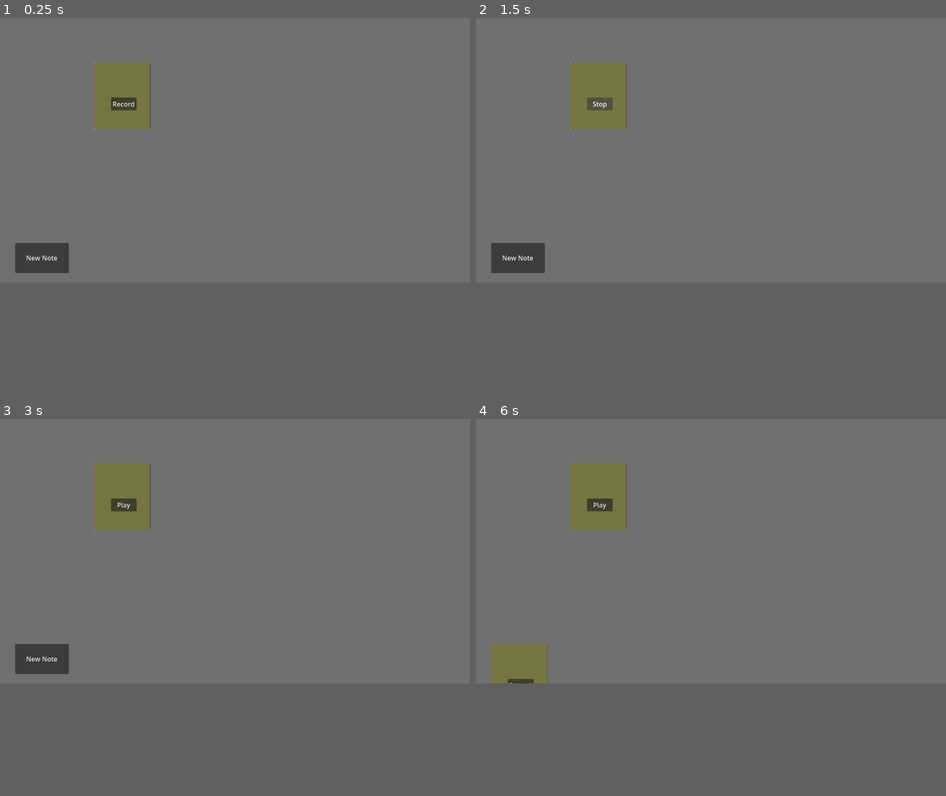
Above: before the commit, frames 1-4 (two rows, left to right).
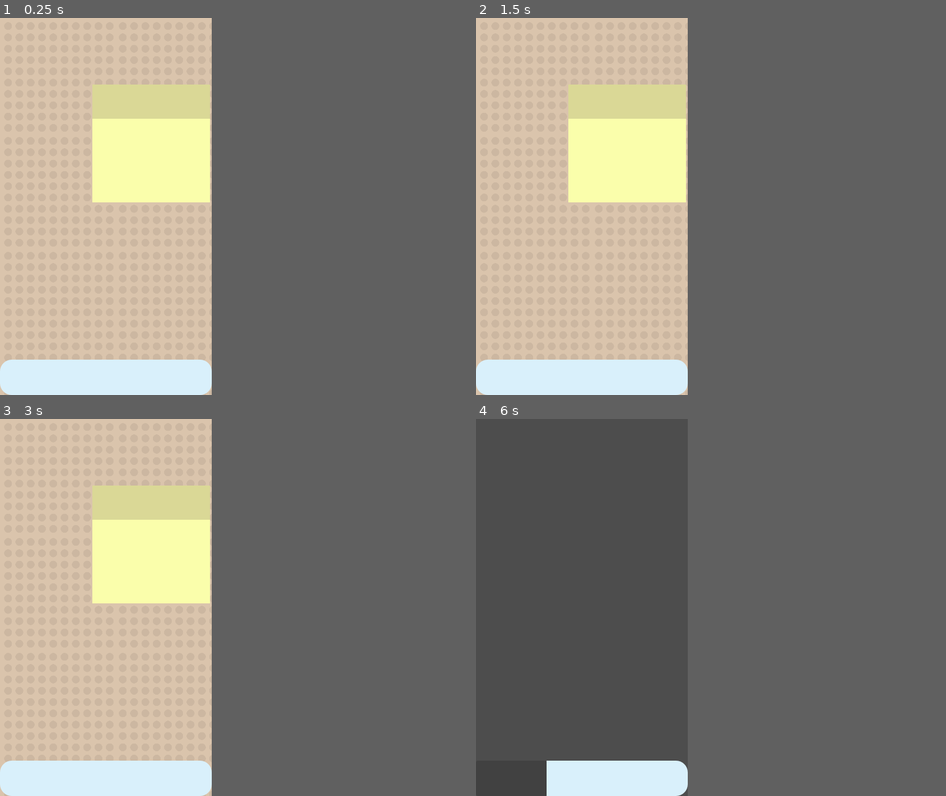
Above: after the commit, the same moments.

Repository: thisotherguyalso/ISCS-Prototype
Game: Godot game, scene res://Scenes/main_screen.tscn
The game is run twice, just before and just after one commit, with the same random seed, the same clock (stepped at 60 frames per second) and the same inputs. Before the commit the project starts from res://Scenes/message_board.tscn.
Inputs (mouse positions are in pixels of both pictures, inside the frame that each line leads up to; where the layout moved, square brackets give the same spot in the first picture):
- Up to frame 1 (0.25 s): no input
- Up to frame 2 (1.5 s): click (809, 78) [598, 97] at 0.5 s; click (598, 104) at 1.25 s, where only the run before the commit has a clickable "Record"
- Up to frame 3 (3 s): click (122, 505) at 2 s, where only the run before the commit has a clickable "Stop"; click (333, 517) at 2.77 s
- Up to frame 4 (6 s): click (809, 517) at 3.52 s; click (598, 505) at 4.25 s, where only the run before the commit has a clickable "Play"; click (598, 505) at 5 s, where only the run before the commit has a clickable "Play"; click (518, 660) at 5.75 s, where only the run before the commit has a clickable "New Note"
In our replay, the window is 799x449 before the commit and 360x640 after it. These sizes can differ from the game's own. Grey fills any space a smaller window leaves; there, only what the larger window draws over its background counts as a difference.

The runs differ from the first frame. In frame 1, 36% of the frame differs, in the area x 0-46%, y 0-100%; in frame 2, 36%; in frame 3, 36%; in frame 4, 34%.

Commit message:
Base Prototype Done

Diff:
--- /dev/null
+++ b/iscs-prototype/Scenes/main_screen.tscn
@@ -0,0 +1,59 @@
+[gd_scene format=3 uid="uid://d3w1hmwm1gjqk"]
+
+[ext_resource type="PackedScene" uid="uid://cw7gtgp5fmp6b" path="res://Scenes/message_board.tscn" id="1_b1vw1"]
+[ext_resource type="PackedScene" uid="uid://i4aokkeplm0v" path="res://Scenes/messenger_screen.tscn" id="2_wi85j"]
+[ext_resource type="Script" uid="uid://dvrnyh1raksll" path="res://Scenes/switcher.gd" id="3_wi85j"]
+
+[sub_resource type="StyleBoxFlat" id="StyleBoxFlat_b1vw1"]
+bg_color = Color(0.8505703, 0.94007844, 0.9845299, 1)
+corner_radius_top_left = 20
+corner_radius_bottom_left = 20
+
+[sub_resource type="StyleBoxFlat" id="StyleBoxFlat_wi85j"]
+bg_color = Color(0.8509804, 0.9411765, 0.9843137, 1)
+border_color = Color(0.008589169, 0.0042872303, 0.0024157492, 1)
+
+[sub_resource type="StyleBoxFlat" id="StyleBoxFlat_y1wm0"]
+bg_color = Color(0.8509804, 0.9411765, 0.9843137, 1)
+corner_radius_top_right = 20
+corner_radius_bottom_right = 20
+
+[node name="MainScreen" type="Node2D" unique_id=337342322]
+
+[node name="MessageBoard" parent="." unique_id=145409606 instance=ExtResource("1_b1vw1")]
+
+[node name="MessengerScreen" parent="." unique_id=1631961987 node_paths=PackedStringArray("message_board") instance=ExtResource("2_wi85j")]
+visible = false
+message_board = NodePath("../MessageBoard")
+
+[node name="MessageArchive" type="Node2D" parent="." unique_id=131627126]
+visible = false
+
+[node name="CanvasLayer" type="CanvasLayer" parent="." unique_id=562020871]
+
+[node name="Switcher" type="HBoxContainer" parent="CanvasLayer" unique_id=1929587269]
+custom_minimum_size = Vector2(360, 60)
+offset_top = 580.0
+offset_right = 360.0
+offset_bottom = 640.0
+theme_override_constants/separation = 0
+script = ExtResource("3_wi85j")
+
+[node name="Switch_MA" type="Button" parent="CanvasLayer/Switcher" unique_id=707733023]
+custom_minimum_size = Vector2(120, 40)
+layout_mode = 2
+theme_override_styles/normal = SubResource("StyleBoxFlat_b1vw1")
+
+[node name="Switch_MB" type="Button" parent="CanvasLayer/Switcher" unique_id=586605593]
+custom_minimum_size = Vector2(120, 40)
+layout_mode = 2
+theme_override_styles/normal = SubResource("StyleBoxFlat_wi85j")
+
+[node name="Switch_MS" type="Button" parent="CanvasLayer/Switcher" unique_id=146413774]
+custom_minimum_size = Vector2(120, 40)
+layout_mode = 2
+theme_override_styles/normal = SubResource("StyleBoxFlat_y1wm0")
+
+[connection signal="pressed" from="CanvasLayer/Switcher/Switch_MA" to="CanvasLayer/Switcher" method="_on_switch_ma_pressed"]
+[connection signal="pressed" from="CanvasLayer/Switcher/Switch_MB" to="CanvasLayer/Switcher" method="_on_switch_mb_pressed"]
+[connection signal="pressed" from="CanvasLayer/Switcher/Switch_MS" to="CanvasLayer/Switcher" method="_on_switch_ms_pressed"]
--- a/iscs-prototype/Scenes/message_board.tscn
+++ b/iscs-prototype/Scenes/message_board.tscn
@@ -1,33 +1,33 @@
 [gd_scene format=3 uid="uid://cw7gtgp5fmp6b"]
 
 [ext_resource type="PackedScene" uid="uid://bkt2rqwas845n" path="res://Scenes/sticky_note.tscn" id="1_5dx45"]
-[ext_resource type="Script" uid="uid://bwx5dx7doafd" path="res://Scripts/new_note.gd" id="2_ysn5d"]
+[ext_resource type="Script" uid="uid://bbn7ahq382g47" path="res://Scripts/view.gd" id="1_ysn5d"]
+[ext_resource type="Texture2D" uid="uid://c2c4o4tua2pep" path="res://Assets/dot_pattern.png" id="3_nyybj"]
 
 [node name="Message Board" type="Node2D" unique_id=145409606]
 
 [node name="Board" type="ColorRect" parent="." unique_id=1346724500]
-offset_left = -169.0
-offset_top = 770.0
-offset_right = -168.0
-offset_bottom = 771.0
-scale = Vector2(1552.1768, -871.9644)
-color = Color(0.4390491, 0.43904912, 0.43904912, 1)
+custom_minimum_size = Vector2(1000, 1000)
+color = Color(0.85551214, 0.77046555, 0.6747944, 1)
 
 [node name="View" type="Camera2D" parent="." unique_id=1413086652]
-position = Vector2(578, 325)
+position = Vector2(180, 320)
+limit_left = 0
+limit_top = 0
+limit_right = 1000
+limit_bottom = 1000
+script = ExtResource("1_ysn5d")
+
+[node name="Parallax2D" type="Parallax2D" parent="." unique_id=217153713]
+repeat_size = Vector2(195, 195)
+repeat_times = 5
+
+[node name="Sprite2D" type="Sprite2D" parent="Parallax2D" unique_id=1376566963]
+modulate = Color(1, 1, 1, 0.06666667)
+position = Vector2(100, 100)
+scale = Vector2(0.3, 0.3)
+texture = ExtResource("3_nyybj")
+region_rect = Rect2(0, 0, 1000, 1000)
 
 [node name="Sticky Note" parent="." unique_id=453645916 instance=ExtResource("1_5dx45")]
-position = Vector2(233, 110)
-
-[node name="Camera2D" type="Camera2D" parent="." unique_id=2096505874]
-position = Vector2(580, 325)
-
-[node name="Button" type="Button" parent="." unique_id=1732309090]
-offset_left = 39.0
-offset_top = 552.0
-offset_right = 171.0
-offset_bottom = 626.0
-text = "New Note"
-script = ExtResource("2_ysn5d")
-
-[connection signal="pressed" from="Button" to="Button" method="_on_pressed"]
+position = Vector2(157, 113)
--- /dev/null
+++ b/iscs-prototype/Scenes/messenger_screen.gd
@@ -0,0 +1,3 @@
+extends Node2D
+
+@export var message_board : Node2D
--- /dev/null
+++ b/iscs-prototype/Scenes/messenger_screen.tscn
@@ -0,0 +1,74 @@
+[gd_scene format=3 uid="uid://i4aokkeplm0v"]
+
+[ext_resource type="Script" uid="uid://cabantwriq5kr" path="res://Scenes/messenger_screen.gd" id="1_hbvun"]
+[ext_resource type="Script" uid="uid://c385qib3gyqsm" path="res://Scripts/record_button.gd" id="1_lrsgu"]
+[ext_resource type="PackedScene" uid="uid://bkt2rqwas845n" path="res://Scenes/sticky_note.tscn" id="2_p06je"]
+
+[sub_resource type="LabelSettings" id="LabelSettings_yin4x"]
+font_color = Color(0.23508433, 0.23414439, 0.17519832, 1)
+
+[sub_resource type="StyleBoxFlat" id="StyleBoxFlat_yin4x"]
+bg_color = Color(0.4840387, 0.6062165, 0.48328233, 1)
+corner_radius_top_left = 20
+corner_radius_top_right = 20
+corner_radius_bottom_right = 20
+corner_radius_bottom_left = 20
+
+[sub_resource type="AudioStreamMicrophone" id="AudioStreamMicrophone_lrsgu"]
+
+[node name="MessengerScreen" type="Node2D" unique_id=1631961987]
+script = ExtResource("1_hbvun")
+
+[node name="Control" type="Control" parent="." unique_id=1927939214]
+custom_minimum_size = Vector2(360, 640)
+layout_mode = 3
+anchors_preset = 0
+offset_right = 360.0
+offset_bottom = 640.0
+
+[node name="ColorRect" type="ColorRect" parent="Control" unique_id=1385130959]
+layout_mode = 1
+anchors_preset = 15
+anchor_right = 1.0
+anchor_bottom = 1.0
+grow_horizontal = 2
+grow_vertical = 2
+color = Color(0.9150463, 0.8753721, 0.78178424, 1)
+
+[node name="VBoxContainer" type="VBoxContainer" parent="Control" unique_id=1304951251]
+layout_mode = 1
+anchors_preset = 8
+anchor_left = 0.5
+anchor_top = 0.5
+anchor_right = 0.5
+anchor_bottom = 0.5
+offset_left = -20.0
+offset_top = -20.0
+offset_right = 20.0
+offset_bottom = 20.0
+grow_horizontal = 2
+grow_vertical = 2
+
+[node name="SendLabel" type="Label" parent="Control/VBoxContainer" unique_id=601158530]
+layout_mode = 2
+text = "Send a message to your loved one!"
+label_settings = SubResource("LabelSettings_yin4x")
+
+[node name="Space" type="Label" parent="Control/VBoxContainer" unique_id=1023746769]
+custom_minimum_size = Vector2(0, 50)
+layout_mode = 2
+
+[node name="RecordButton" type="Button" parent="Control/VBoxContainer" unique_id=206393254]
+custom_minimum_size = Vector2(0, 100)
+layout_mode = 2
+theme_override_colors/font_color = Color(0.8193629, 0.81261086, 0.82829, 1)
+theme_override_font_sizes/font_size = 30
+theme_override_styles/normal = SubResource("StyleBoxFlat_yin4x")
+text = "RECORD"
+script = ExtResource("1_lrsgu")
+sticky_note_scene = ExtResource("2_p06je")
+
+[node name="AudioStreamPlayer" type="AudioStreamPlayer" parent="." unique_id=628847250]
+stream = SubResource("AudioStreamMicrophone_lrsgu")
+autoplay = true
+bus = &"Record"
--- a/iscs-prototype/Scenes/sticky_note.tscn
+++ b/iscs-prototype/Scenes/sticky_note.tscn
@@ -1,48 +1,39 @@
 [gd_scene format=3 uid="uid://bkt2rqwas845n"]
 
 [ext_resource type="Script" uid="uid://c7nsxruku3bwm" path="res://Scripts/sticky_note.gd" id="1_ipb85"]
-[ext_resource type="Script" uid="uid://b7o2ctipr5r3g" path="res://Scripts/button.gd" id="2_ipb85"]
-
-[sub_resource type="AudioStreamMicrophone" id="AudioStreamMicrophone_4xfmv"]
 
 [node name="Sticky Note" type="Node2D" unique_id=453645916]
 script = ExtResource("1_ipb85")
 
-[node name="Note" type="ColorRect" parent="." unique_id=954844998]
-offset_right = 40.0
-offset_bottom = 40.0
-scale = Vector2(3.4339359, 4.081621)
-color = Color(1, 1, 0.49411765, 1)
+[node name="Play" type="Button" parent="." unique_id=1928382888]
+offset_top = 57.0
+offset_right = 200.0
+offset_bottom = 197.0
+
+[node name="BottomColor" type="ColorRect" parent="." unique_id=954844998]
+offset_right = 200.0
+offset_bottom = 200.0
+mouse_filter = 2
+color = Color(0.9785908, 0.99563855, 0.6723213, 1)
+metadata/_edit_use_anchors_ = true
 
 [node name="Drag" type="Button" parent="." unique_id=1838404060]
-offset_right = 138.0
-offset_bottom = 163.0
+offset_right = 200.0
+offset_bottom = 58.0
 action_mode = 0
 
-[node name="Button" type="Button" parent="." unique_id=1073739396]
-anchors_preset = 8
-anchor_left = 0.5
-anchor_top = 0.5
-anchor_right = 0.5
-anchor_bottom = 0.5
-offset_left = 41.0
-offset_top = 86.0
-offset_right = 104.0
-offset_bottom = 117.0
+[node name="TopColor" type="ColorRect" parent="Drag" unique_id=1783638739]
+layout_mode = 1
+anchors_preset = 15
+anchor_right = 1.0
+anchor_bottom = 1.0
 grow_horizontal = 2
 grow_vertical = 2
-size_flags_horizontal = 4
-size_flags_vertical = 4
-text = "Record"
-script = ExtResource("2_ipb85")
+mouse_filter = 2
+color = Color(0.8531895, 0.8456747, 0.5871855, 1)
 
-[node name="Audio Recorder" type="AudioStreamPlayer2D" parent="." unique_id=334426876]
-stream = SubResource("AudioStreamMicrophone_4xfmv")
-autoplay = true
-bus = &"Record"
+[node name="Audio Player" type="AudioStreamPlayer" parent="." unique_id=989891215]
 
-[node name="Audio Player" type="AudioStreamPlayer2D" parent="." unique_id=25824583]
-
+[connection signal="pressed" from="Play" to="." method="_on_play_pressed"]
 [connection signal="button_down" from="Drag" to="." method="_on_drag_button_down"]
 [connection signal="button_up" from="Drag" to="." method="_on_drag_button_up"]
-[connection signal="pressed" from="Button" to="Button" method="_on_pressed"]
--- /dev/null
+++ b/iscs-prototype/Scenes/switcher.gd
@@ -0,0 +1,28 @@
+extends HBoxContainer
+
+@onready var message_board = $"../../MessageBoard"
+@onready var messenger_screen = $"../../MessengerScreen"
+@onready var message_archive = $"../../MessageArchive"
+
+func _ready() -> void:
+	_show(message_board)
+
+func _show(target: Node) -> void:
+	message_board.visible = message_board == target
+	messenger_screen.visible = messenger_screen == target
+	message_archive.visible = message_archive == target
+
+	var cam: Camera2D = message_board.get_node("View")
+	cam.set_process_input(message_board == target)
+	cam.enabled = message_board == target
+	if message_board == target:
+		cam.reset()
+
+func _on_switch_mb_pressed() -> void:
+	_show(message_board)
+
+func _on_switch_ms_pressed() -> void:
+	_show(messenger_screen)
+
+func _on_switch_ma_pressed() -> void:
+	_show(message_archive)
--- /dev/null
+++ b/iscs-prototype/Scripts/drag_state.gd
@@ -0,0 +1,2 @@
+extends Node
+var note_active := false
--- /dev/null
+++ b/iscs-prototype/Scripts/record_button.gd
@@ -0,0 +1,36 @@
+extends Button
+
+@export var sticky_note_scene: PackedScene
+
+var message_board : Node2D
+var recording := false
+var audio_effect: AudioEffectRecord
+
+func _ready() -> void:
+	var bus_idx = AudioServer.get_bus_index("Record")
+	audio_effect = AudioServer.get_bus_effect(bus_idx, 0)
+	message_board = $"../../..".message_board
+
+func _pressed() -> void:
+	if not recording:
+		_start_recording()
+	else:
+		_stop_recording()
+
+func _start_recording() -> void:
+	recording = true
+	audio_effect.set_recording_active(true)
+	text = "Stop"
+
+func _stop_recording() -> void:
+	recording = false
+	audio_effect.set_recording_active(false)
+	var stream: AudioStreamWAV = audio_effect.get_recording()
+	_spawn_note(stream)
+	text = "Record"
+
+func _spawn_note(stream: AudioStreamWAV) -> void:
+	var note = sticky_note_scene.instantiate()
+	message_board.add_child(note)
+	note.position = Vector2(randf_range(100, 800), randf_range(100, 500))
+	note.set_audio(stream)
--- a/iscs-prototype/Scripts/sticky_note.gd
+++ b/iscs-prototype/Scripts/sticky_note.gd
@@ -2,11 +2,13 @@
 
 var active = false
 var dif = Vector2(0, 0)
+@onready var audio_player : AudioStreamPlayer = $"Audio Player"
+@onready var bottom_color : ColorRect = $BottomColor
+@onready var top_color : ColorRect = $Drag/TopColor
 
 # Called when the node enters the scene tree for the first time.
 func _ready() -> void:
 	pass # Replace with function body.
-
 
 # Called every frame. 'delta' is the elapsed time since the previous frame.
 func _process(delta: float) -> void:
@@ -14,11 +16,17 @@
 	if active:
 		$".".global_position = mouse_position + dif
 
+func set_audio(stream: AudioStreamWAV) -> void:
+	audio_player.stream = stream
 
 func _on_drag_button_down() -> void:
 	dif = $".".get_global_position() - get_viewport().get_mouse_position()
 	active = true
-
+	DragState.note_active = true
 
 func _on_drag_button_up() -> void:
 	active = false
+	DragState.note_active = false
+
+func _on_play_pressed():
+	$"Audio Player".play()
--- /dev/null
+++ b/iscs-prototype/Scripts/view.gd
@@ -0,0 +1,66 @@
+extends Camera2D
+
+var dragging := false
+var drag_start := Vector2.ZERO
+var cam_start := Vector2.ZERO
+var velocity := Vector2.ZERO
+var last_mouse_pos := Vector2.ZERO
+
+const FRICTION := 0.92
+
+func _input(event: InputEvent) -> void:
+	if DragState.note_active:
+		dragging = false
+		velocity = Vector2.ZERO
+		return
+
+	if event is InputEventMouseButton and event.button_index == MOUSE_BUTTON_LEFT:
+		if event.pressed:
+			dragging = true
+			drag_start = event.position
+			cam_start = position
+			velocity = Vector2.ZERO
+			last_mouse_pos = event.position
+		else:
+			dragging = false
+
+	if event is InputEventMouseMotion and dragging:
+		velocity = cam_start - (event.position - drag_start) - position
+		position = cam_start - (event.position - drag_start)
+		last_mouse_pos = event.position
+
+	if event is InputEventScreenTouch:
+		if event.pressed:
+			dragging = true
+			drag_start = event.position
+			cam_start = position
+			velocity = Vector2.ZERO
+			last_mouse_pos = event.position
+		else:
+			dragging = false
+
+	if event is InputEventScreenDrag:
+		velocity = cam_start - (event.position - drag_start) - position
+		position = cam_start - (event.position - drag_start)
+		last_mouse_pos = event.position
+
+func reset() -> void:
+	dragging = false
+	velocity = Vector2.ZERO
+	drag_start = Vector2.ZERO
+	cam_start = position
+
+func _process(delta: float) -> void:
+	if not dragging and velocity.length() > 0.1:
+		position += velocity
+		velocity *= FRICTION
+
+		# Kill velocity on whichever axis hit the boundary
+		var clamped := Vector2(
+			clamp(position.x, limit_left, limit_right),
+			clamp(position.y, limit_top, limit_bottom)
+		)
+		if clamped.x != position.x: velocity.x = 0
+		if clamped.y != position.y: velocity.y = 0
+	elif not dragging:
+		velocity = Vector2.ZERO
--- a/iscs-prototype/project.godot
+++ b/iscs-prototype/project.godot
@@ -11,7 +11,7 @@
 [application]
 
 config/name="ISCS Prototype"
-run/main_scene="uid://cw7gtgp5fmp6b"
+run/main_scene="uid://d3w1hmwm1gjqk"
 config/features=PackedStringArray("4.6", "Forward Plus")
 config/icon="res://icon.svg"
 
@@ -20,6 +20,17 @@
 buses/default_bus_layout="uid://bjhi2x1t1wdo1"
 driver/enable_input=true
 
+[autoload]
+
+DragState="*uid://bjxvdjka0kkic"
+
+[display]
+
+window/size/viewport_width=360
+window/size/viewport_height=640
+window/size/resizable=false
+window/stretch/mode="viewport"
+
 [physics]
 
 3d/physics_engine="Jolt Physics"
Binary file added: iscs-prototype/Assets/dot_pattern.png
Not shown, added: iscs-prototype/Assets/dot_pattern.png.import
Not shown, added: iscs-prototype/Scenes/messenger_screen.gd.uid
Not shown, added: iscs-prototype/Scenes/switcher.gd.uid
Not shown, added: iscs-prototype/Scripts/drag_state.gd.uid
Not shown, added: iscs-prototype/Scripts/record_button.gd.uid
Not shown, added: iscs-prototype/Scripts/view.gd.uid
